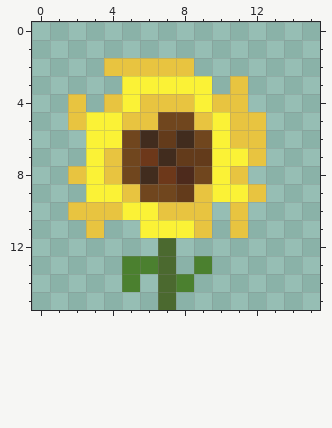
Two versions of one pixel-art sprite, public/assets/sunflower.png. This is how it looked before the edit.
The file is 16x16 pixels.
After the commit:
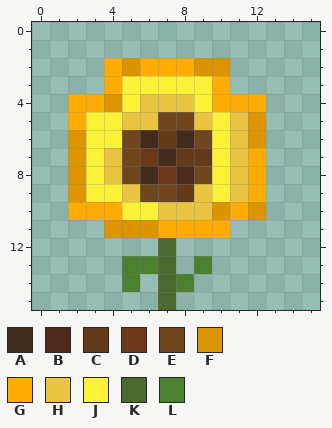
Palette (. is transparent): A #412c1e  B #4d2a1c  C #633b1b  D #6d381a  E #70461e  F #dc9500  G #ffac00  H #e8c440  J #fbf236  K #4b692f  L #4b802f
Edits made:
Colour F now appears in row 2 at x 9 to 10; in rows 6 to 7 at x 2; in row 9 at x 2; in row 10 at x 10 and 12; in row 11 at x 4 to 5.
The author changed colour H to colour F in row 2 at x 5; in row 4 at x 4; in rows 5 to 6 at x 12; in row 8 at x 2.
The author changed colour J to colour F in row 11 at x 6.
Colour G now appears in row 3 at x 4 and 10; in row 4 at x 3 and 12; in row 8 at x 12; in row 11 at x 10.
The author changed colour H to colour G in row 2 at x 4 and 6 to 8; in row 4 at x 2 and 10 to 11; in row 5 at x 2; in row 7 at x 12; in row 9 at x 12; in row 10 at x 2 to 4 and 11.
The author changed colour H to colour G in row 11 at x 9.
The author changed colour J to colour G in row 11 at x 7 to 8.
The author changed colour J to colour H in row 7 at x 11; in row 9 at x 11.
Colour H is removed in row 3 at x 11; in row 11 at x 3 and 11.
Changed places in both pictures, as pixel boxes (x1, y1, x2, y2):
changed: (68, 58, 266, 238)
